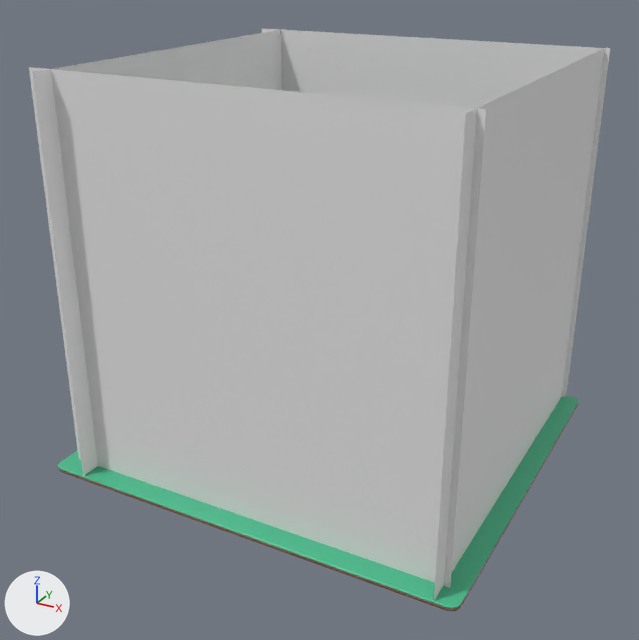
The Blender file JumpUp!/map.blend: old version first, new version second.
Camera for both pictures: a 50 mm lens placed at (66.6, -127.1, 86.2), pointed at (-0.9, -4.3, 24.8). Lighting does not change. The marker at lower left points along +X, +Y and +Z.
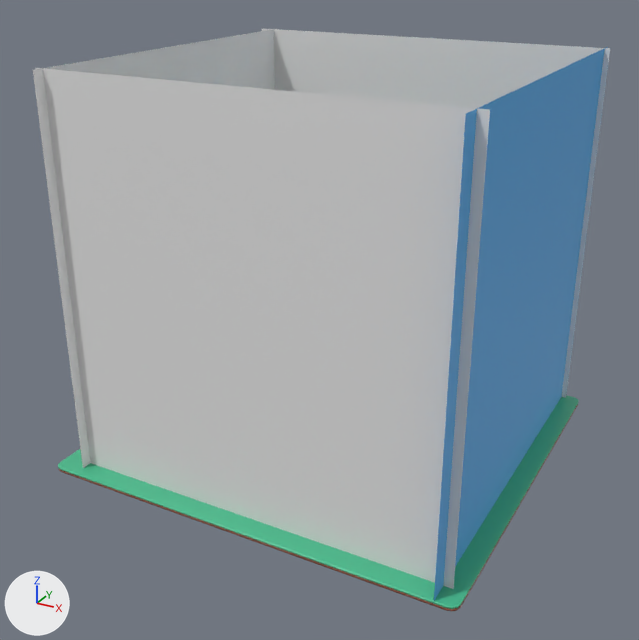
Edits to the scene script, one JSON object a line:
```json
{"op": "add", "block": "mat_material", "code": ["mat_material = principled_material('Material')", "mat_material.base_color = (0.0573, 0.385, 0.801)  # blue #44a7e7"]}
{"block": "me_plane_004", "where": "me_plane_004.from_pydata(...)  # 4 vertices, 1 face; spans x -1.0..1.0, y -1.0..1.0, z 0.0"}
{"op": "add", "block": "me_plane_004", "code": "me_plane_004.materials.append(mat_material)  # blue #44a7e7"}
{"op": "set", "path": "ob_plane_002.location", "old": "(-30.4, 0.4, 34.2)", "new": "(-32.0, 0.4, 34.2)"}
{"op": "set", "path": "ob_plane_002.scale", "old": "(34.8, 33.8, 1.0)", "new": "(33.0, 33.8, 1.0)"}
{"op": "set", "path": "ob_plane_003.location", "old": "(0.0, -30.7, 34.2)", "new": "(0.9, -30.7, 34.2)"}
{"op": "set", "path": "ob_plane_003.scale", "old": "(34.8, 33.8, 1.0)", "new": "(34.3, 33.8, 1.0)"}
```

Pixel boxes [x1, y1, x2, y2] of what changed, in the pictures (639 x 640 px):
```json
{"object": "Plane.003", "change": "moved, rescaled", "before": [29, 67, 486, 588], "after": [36, 68, 490, 589]}
{"object": "Plane.004", "change": "recoloured", "before": [434, 47, 608, 600], "after": [434, 47, 608, 600], "on screen": "grey to blue"}
{"object": "Plane.002", "change": "moved, rescaled", "before": [32, 29, 286, 477], "after": [33, 29, 275, 468]}
```
